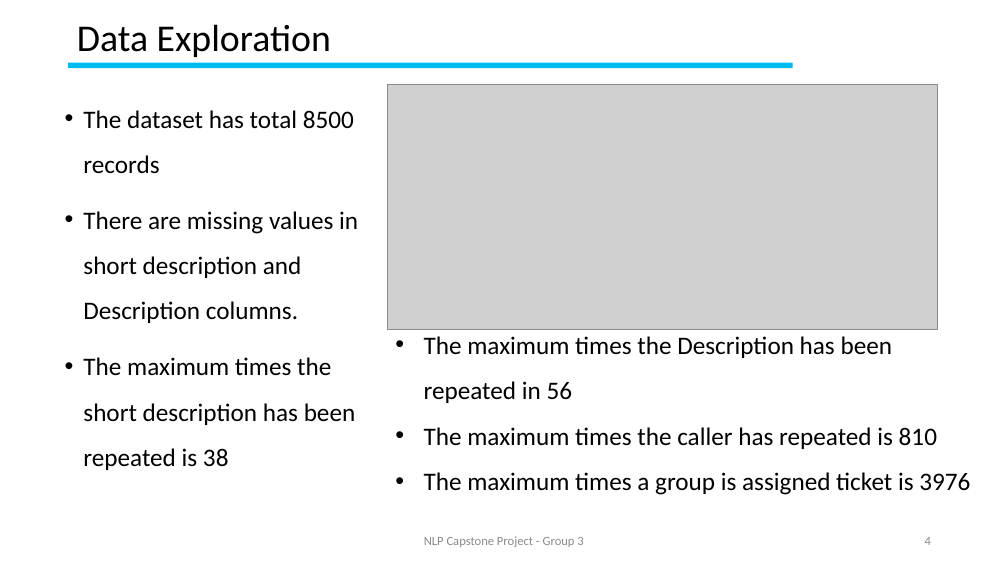
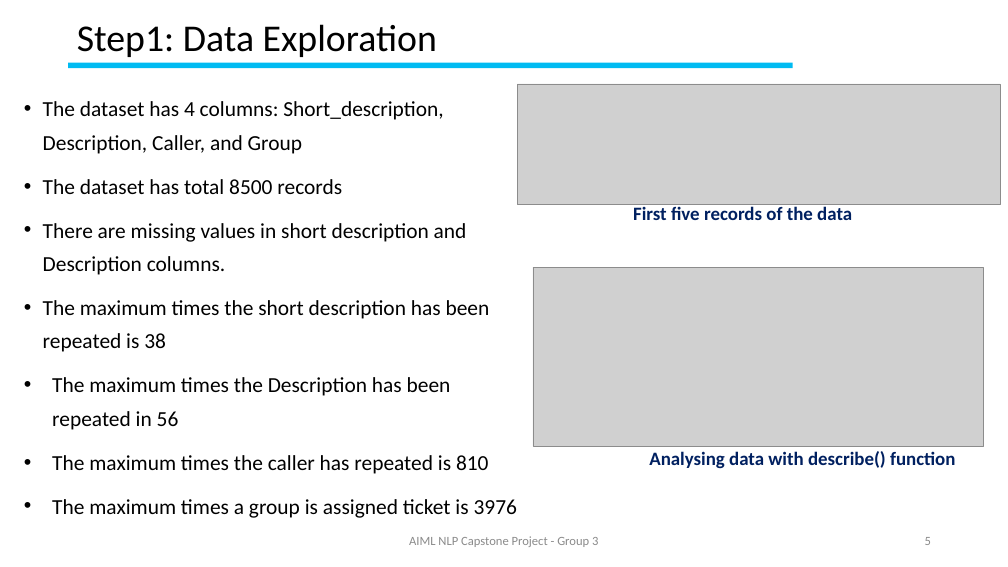
Before and after one commit to GLNLPGroup3/Capstone, a slide deck: slide 5 of Natural Language Processing (NLP) Application Capstone.pptx (slide 4 before the commit). Drawn at 1008x567 pixels with LibreOffice and Linux fonts; fonts in the diff are those of the drawing; grey boxes stand for pictures; background and template pictures are left out. Boxes give left, top, right and bottom in pixels: in the first picture for what was removed or moved away, otherwise in the second. Text is boxed around its words. In the diff, an @@ line names an element or a change of style, - is before the commit and + after.

```diff
--- a/Natural Language Processing (NLP) Application Capstone.pptx
+++ b/Natural Language Processing (NLP) Application Capstone.pptx
@@ title at <box>77,24,437,57</box>: text changed @@
-Data Exploration
+Step1: Data Exploration
@@ text "The dataset has 4 columns: ...": place and size @@
-text "The dataset has 4 columns: ..." at <box>83,110,358,470</box>
+text "The dataset has 4 columns: ..." at <box>43,101,517,518</box>
@@ picture removed at <box>388,84,937,330</box> @@
@@ picture added at <box>517,84,1000,205</box> @@
@@ text at <box>43,101,443,154</box>: paragraph added @@
+• The dataset has 4 columns: Short_description, Description, Caller, and Group
@@ text at <box>43,179,490,352</box>: size 24 to 20.4 pt in "The dataset has total 8500 records", "There are missing values in short description ...", "The maximum times the short description has ..."; line spacing 1.5 to 1.3 @@
@@ text added at <box>633,204,852,220</box>, 18 pt, text #002060, bold @@
+First five records of the data
@@ picture added at <box>533,267,984,446</box> @@
@@ text removed at <box>424,336,970,495</box> @@
-• The maximum times the Description has been repeated in 56
-• The maximum times the caller has repeated is 810
-• The maximum times a group is assigned ticket is 3976
@@ text at <box>52,377,517,518</box>: paragraphs added @@
+• The maximum times the Description has been repeated in 56
+• The maximum times the caller has repeated is 810
+• The maximum times a group is assigned ticket is 3976
@@ text added at <box>649,451,955,469</box>, 18 pt, text #002060, bold @@
+Analysing data with describe() function
@@ text at <box>409,536,598,547</box>: text changed @@
-NLP Capstone Project - Group 3
+AIML NLP Capstone Project - Group 3
@@ page number at <box>925,537,931,545</box>: text changed @@
-4
+5
```
Also in this commit, not shown: 9 other slides changed, 18 slides added.
